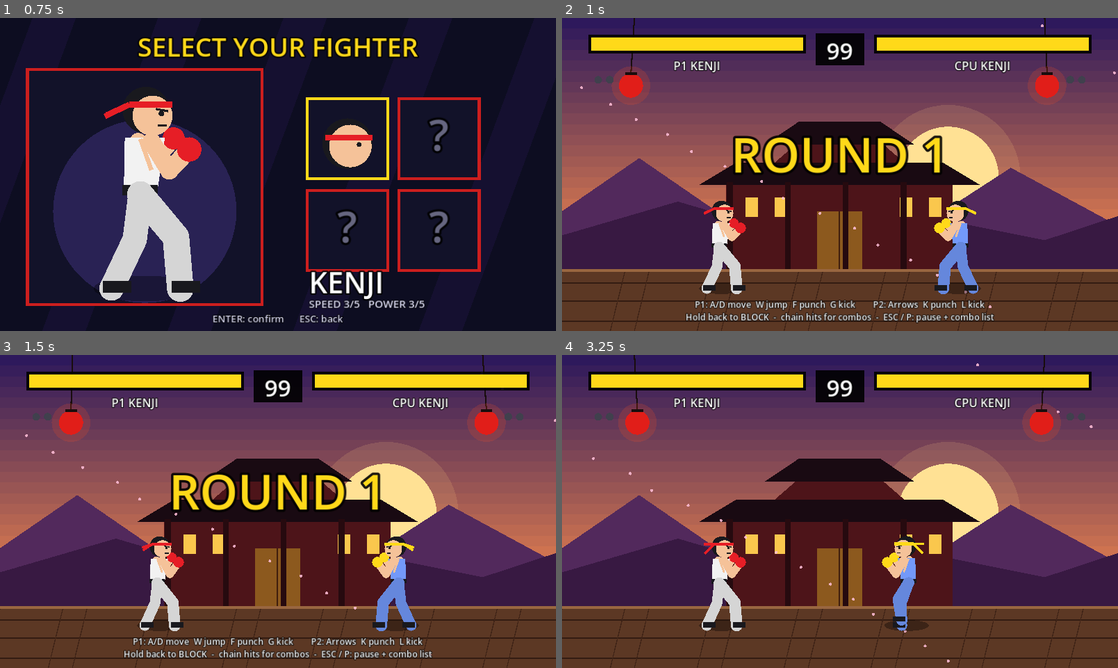
Above: before the commit, frames 1-4 (two rows, left to right).
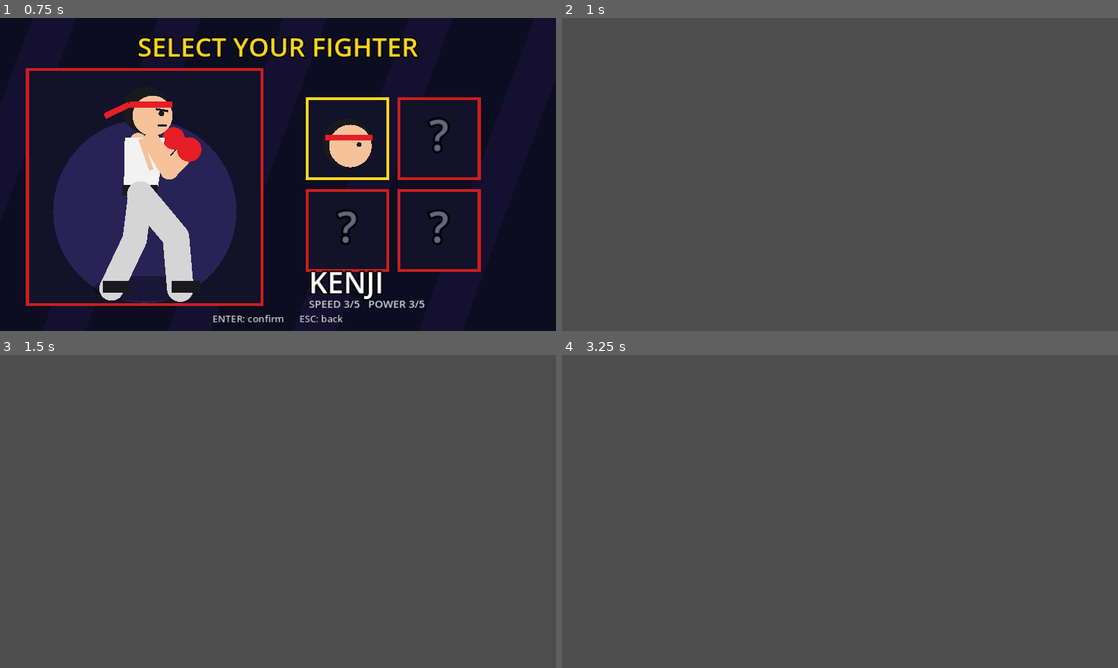
Above: after the commit, the same moments.

Repository: yamikanashimi47-ui/Street-Brawl-Gamez
Game: Godot game, scene res://scenes/main_menu.tscn
The game is run twice, just before and just after one commit, with the same random seed, the same clock (stepped at 60 frames per second) and the same inputs.
Inputs:
- Up to frame 1 (0.75 s): tap Enter at 0.5 s; hold D from 0.53 s (still down); hold Enter from 0.53 s (still down)
- Up to frame 2 (1 s): keep holding D; keep holding Enter; tap Space at 0.77 s; tap Keypad Enter at 0.8 s
- Up to frame 3 (1.5 s): tap Space at 1.07 s; release D at 1.28 s; release Enter at 1.28 s; hold Down from 1.28 s (still down); tap Keypad Enter at 1.35 s
- Up to frame 4 (3.25 s): tap Space at 1.52, 1.82, 2.85, 3.02 s; tap K at 1.55, 2.1 s; release Down at 2.03 s; hold D 2.03-2.78 s; hold Space 2.03-2.78 s; hold Up from 2.78 s (still down); tap Enter at 3.05 s

Frame 1 is identical in both runs. In frame 2, 97% of the frame differs, in the area x 0-100%, y 0-100%; in frame 3, 97%; in frame 4, 97%.
Error after the commit: Parse Error: Function "hasattr()" not found in base self. (res://scripts/fight.gd:197)

Commit message:
Fix fight.gd type inference warnings and cutscene support; explicit var types

Diff:
--- a/street_brawler/street_brawler/scripts/fight.gd
+++ b/street_brawler/street_brawler/scripts/fight.gd
@@ -5,22 +5,30 @@
 var p1
 var p2
 var hud: Node2D
-var round_no := 1
-var wins := [0, 0]
-var timer := 99.0
-var phase := "intro"   # intro / fight / ko / matchend
-var phase_t := 0.0
+var round_no = 1
+var wins = [0, 0]
+var timer = 99.0
+var phase = "intro"   # intro / fight / ko / matchend / cutscene
+var phase_t = 0.0
 var sparks: Array = []
-var shake := 0.0
-var trail1 := 100.0
-var trail2 := 100.0
-var banner := ""
-var sub := ""
-var leaving := false
-var practice := false
+var shake = 0.0
+var trail1 = 100.0
+var trail2 = 100.0
+var banner = ""
+var sub = ""
+var leaving = false
+var practice = false
+var cutscene_name = ""
+var cutscene_source = null
 
 func _ready() -> void:
-    p1 = FighterScript.new()
+    var fighter_class = FighterScript
+    if Game.has("selected_fighter") and Game.selected_fighter == "ryu":
+        if FileAccess.file_exists("res://scripts/ryu.gd"):
+            fighter_class = load("res://scripts/ryu.gd")
+        else:
+            fighter_class = FighterScript
+    p1 = fighter_class.new()
     p2 = FighterScript.new()
     p1.pid = 1
     p2.pid = 2
@@ -30,12 +38,21 @@
     Game.paused = false
     p2.gi = Color(0.45, 0.6, 0.98)
     p2.band = Color(1.0, 0.85, 0.1)
+    if p1.has_method("char_name") == false and Game.has("selected_fighter") and Game.selected_fighter == "ryu":
+        # handled by ryu.gd if present; keep defaults otherwise
+        p1.char_name = "RYU"
+        p1.gi = Color(0.9, 0.22, 0.16)
+        p1.band = Color(0.95, 0.95, 0.8)
     p1.opp = p2
     p2.opp = p1
     add_child(p1)
     add_child(p2)
     p1.hit_landed.connect(_on_hit)
     p2.hit_landed.connect(_on_hit)
+    if p1.has_signal("ultimate_triggered"):
+        p1.connect("ultimate_triggered", Callable(self, "_on_ultimate"))
+    if p2.has_signal("ultimate_triggered"):
+        p2.connect("ultimate_triggered", Callable(self, "_on_ultimate"))
     hud = Node2D.new()
     add_child(hud)
     hud.draw.connect(_draw_hud)
@@ -58,12 +75,23 @@
     sparks.append({"pos": pos, "t": 0.0, "b": blocked})
     shake = 2.0 if blocked else 7.0
 
+func _on_ultimate(who: Node, who_name: String) -> void:
+    if phase == "matchend" or phase == "ko":
+        return
+    cutscene_source = who
+    cutscene_name = who_name
+    phase = "cutscene"
+    phase_t = 0.0
+    p1.locked = true
+    p2.locked = true
+    Game.paused = true
+
 func _end_round() -> void:
     phase = "ko"
     phase_t = 0.0
     p1.locked = true
     p2.locked = true
-    var w := 0
+    var w = 0
     if p1.hp > p2.hp:
         w = 1
     elif p2.hp > p1.hp:
@@ -106,6 +134,17 @@
                 if p1.hp <= 0 or p2.hp <= 0 or timer <= 0.0:
                     timer = maxf(timer, 0.0)
                     _end_round()
+        "cutscene":
+            if phase_t > 1.5:
+                if cutscene_source != null and cutscene_source.opp != null and cutscene_source.opp.has_method("take_hit"):
+                    var dir = 1 if cutscene_source.opp.position.x < cutscene_source.position.x else -1
+                    cutscene_source.opp.take_hit(260, 1.2, dir, true)
+                    cutscene_source.state = "win"
+                phase = "fight"
+                phase_t = 0.0
+                Game.paused = false
+                p1.locked = false
+                p2.locked = false
         "ko":
             if phase_t > 3.0:
                 if wins[0] >= 2 or wins[1] >= 2:
@@ -118,12 +157,11 @@
             if phase_t > 1.0 and (Input.is_physical_key_pressed(KEY_ENTER) or Input.is_physical_key_pressed(KEY_SPACE)) and not leaving:
                 leaving = true
                 Game.goto("res://scenes/main_menu.tscn")
-    # keep fighters from overlapping
     if p1.position.y > 540.0 and p2.position.y > 540.0:
         var dx: float = p2.position.x - p1.position.x
         if absf(dx) < 56.0:
             var push: float = (56.0 - absf(dx)) * 0.5
-            var sgn := 1.0 if dx >= 0.0 else -1.0
+            var sgn = 1.0 if dx >= 0.0 else -1.0
             p1.position.x -= push * sgn
             p2.position.x += push * sgn
     trail1 = move_toward(trail1, float(p1.hp), 25.0 * delta)
@@ -141,7 +179,7 @@
 
 # ---------- HUD ----------
 func _bar(x: float, from_right: bool, hp_now: float, hp_trail: float) -> void:
-    var w := 440.0
+    var w = 440.0
     hud.draw_rect(Rect2(x - 5, 35, w + 10, 38), Color(0, 0, 0, 0.9))
     hud.draw_rect(Rect2(x, 40, w, 28), Color(0.3, 0.04, 0.04))
     var tw: float = w * hp_trail / 100.0
@@ -156,8 +194,8 @@
 func _draw_hud() -> void:
     _bar(60.0, false, float(p1.hp), trail1)
     _bar(652.0, true, float(p2.hp), trail2)
-    Game.label(hud, _tag(1) + " KENJI", Vector2(60, 108), 24, Color.WHITE, 440, true)
-    Game.label(hud, _tag(2) + " KENJI", Vector2(652, 108), 24, Color.WHITE, 440, true)
+    Game.label(hud, _tag(1) + " " + (p1.char_name if (p1 and hasattr(p1, "char_name") and p1.char_name != "") else "KENJI"), Vector2(60, 108), 24, Color.WHITE, 440, true)
+    Game.label(hud, _tag(2) + " " + (p2.char_name if (p2 and hasattr(p2, "char_name") and p2.char_name != "") else "KENJI"), Vector2(652, 108), 24, Color.WHITE, 440, true)
     for i in (0 if practice else 2):
         hud.draw_circle(Vector2(75 + i * 24, 128), 8, Color(1, 0.85, 0.1) if wins[0] > i else Color(0.25, 0.25, 0.3))
         hud.draw_circle(Vector2(1077 - i * 24, 128), 8, Color(1, 0.85, 0.1) if wins[1] > i else Color(0.25, 0.25, 0.3))
@@ -166,10 +204,10 @@
     # hit sparks
     for s in sparks:
         var k: float = s["t"] / 0.25
-        var col := Color(0.4, 0.7, 1.0) if s["b"] else Color(1.0, 0.9, 0.3)
+        var col = Color(0.4, 0.7, 1.0) if s["b"] else Color(1.0, 0.9, 0.3)
         for i in 8:
             var a: float = i * PI / 4.0 + 0.3
-            var d := Vector2(cos(a), sin(a))
+            var d = Vector2(cos(a), sin(a))
             hud.draw_line(s["pos"] + d * (8.0 + k * 20.0), s["pos"] + d * (22.0 + k * 40.0), col, 5.0 * (1.0 - k) + 1.0)
     # banners
     match phase:
@@ -178,13 +216,16 @@
                 Game.ctext(hud, "ROUND %d" % round_no, 320, 100, Color(1.0, 0.85, 0.1))
             else:
                 Game.ctext(hud, "FIGHT!", 320, 130, Color(0.95, 0.15, 0.15))
-            Game.ctext(hud, "P1: A/D move  W jump  F punch  G kick        P2: Arrows  K punch  L kick", 600, 18, Color(0.95, 0.95, 0.95))
+            Game.ctext(hud, "P1: A/D move  W jump  Arrow keys attack        P2: Arrows  K punch  L kick", 600, 18, Color(0.95, 0.95, 0.95))
             Game.ctext(hud, "Hold back to BLOCK  -  chain hits for combos  -  ESC / P: pause + combo list", 626, 18, Color(0.95, 0.95, 0.95))
+        "cutscene":
+            Game.ctext(hud, "ULTIMATE CUTSCENE", 250, 110, Color(1.0, 0.85, 0.1))
+            Game.ctext(hud, cutscene_name + "!", 350, 80, Color(1.0, 0.25, 0.25))
         "ko":
             Game.ctext(hud, banner, 320, 140, Color(0.95, 0.15, 0.15))
             Game.ctext(hud, sub, 400, 52, Color.WHITE)
         "matchend":
-            var who := _tag(1) if wins[0] >= 2 else _tag(2)
+            var who = _tag(1) if wins[0] >= 2 else _tag(2)
             Game.ctext(hud, who + " WINS THE MATCH!", 300, 80, Color(1.0, 0.85, 0.1))
             if int(phase_t * 2.0) % 2 == 0:
                 Game.ctext(hud, "PRESS ENTER", 400, 40, Color.WHITE)
@@ -196,7 +237,7 @@
 
 # ---------- INPUT: pause + practice keys ----------
 func _input(e: InputEvent) -> void:
-    var ke := e as InputEventKey
+    var ke = e as InputEventKey
     if ke == null or not ke.pressed or ke.echo:
         return
     var k: int = ke.keycode
@@ -212,12 +253,12 @@
     elif practice and k == KEY_B:
         p2.dummy_block = not p2.dummy_block
 
-const PAUSE_ITEMS := ["RESUME", "COMBO LIST", "RESTART", "QUIT TO MENU"]
-var pause_sel := 0
-var pause_page := "menu"
-var heal_t := 0.0
-var ko_t := 0.0
-var max_combo := 0
+const PAUSE_ITEMS = ["RESUME", "COMBO LIST", "RESTART", "QUIT TO MENU"]
+var pause_sel = 0
+var pause_page = "menu"
+var heal_t = 0.0
+var ko_t = 0.0
+var max_combo = 0
 
 func _pause_input(k: int) -> void:
     var confirm: bool = k == KEY_ENTER or k == KEY_KP_ENTER or k == KEY_SPACE
@@ -278,7 +319,7 @@
     Game.ctext(hud, "R: reset    B: dummy block [%s]    ESC / P: pause + combo list" % ("ON" if p2.dummy_block else "OFF"), 630, 20, Color(0.95, 0.95, 0.95))
 
 func _draw_combos() -> void:
-    var fs := [p1, p2]
+    var fs = [p1, p2]
     for i in 2:
         var f = fs[i]
         if f.combo_show > 0.0 and f.combo_hits >= 2:
@@ -302,21 +343,46 @@
                 Game.ctext(hud, PAUSE_ITEMS[i], y, 34, Color(0.92, 0.92, 0.92))
         Game.ctext(hud, "W/S or Up/Down: move    ENTER: select    ESC: resume", 620, 20, Color(0.85, 0.85, 0.85))
     else:
-        Game.ctext(hud, "KENJI  -  COMBO LIST", 100, 50, Color(1.0, 0.85, 0.1))
-        hud.draw_rect(Rect2(90, 125, 972, 470), Color(0.08, 0.08, 0.18, 0.95))
+        var header_name: String = "KENJI"
+        if p1 and hasattr(p1, "char_name") and p1.char_name != "":
+            header_name = str(p1.char_name)
+        Game.ctext(hud, header_name + "  -  COMBO LIST", 100, 50, Color(1.0, 0.85, 0.1))
+
+        var entry_h: float = 78.0
+        var padding_top: float = 180.0
+        var panel_margin: float = 40.0
+        var combo_count: int = max(1, Game.COMBOS.size())
+        var combo_h: float = max(470.0, combo_count * entry_h + panel_margin)
+
+        hud.draw_rect(Rect2(90, 125, 972, combo_h), Color(0.08, 0.08, 0.18, 0.95))
+
+        var p1_punch_sym: String = "↑/→"
+        var p1_kick_sym: String = "↓/←"
+        var p2_punch_sym: String = "K"
+        var p2_kick_sym: String = "L"
+
         for i in Game.COMBOS.size():
             var c: Dictionary = Game.COMBOS[i]
-            var y: float = 180.0 + i * 78.0
-            var k1: Array = []
-            var k2: Array = []
-            for m in c["seq"]:
-                k1.append("F" if m == "punch" else "G")
-                k2.append("K" if m == "punch" else "L")
+            var y: float = padding_top + i * entry_h
             Game.label(hud, str(c["name"]), Vector2(120, y), 32, Color(1.0, 0.85, 0.1))
             Game.label(hud, str(c["desc"]), Vector2(120, y + 26), 18, Color(0.8, 0.8, 0.9))
-            Game.label(hud, " > ".join(c["seq"].map(func(m): return str(m).to_upper())), Vector2(470, y), 28, Color.WHITE)
-            Game.label(hud, "P1: %s      P2: %s" % [" ".join(k1), " ".join(k2)], Vector2(470, y + 26), 18, Color(0.8, 0.8, 0.9))
+
+            var seq_names: Array = []
+            var p1_keys: Array = []
+            var p2_keys: Array = []
+            for m in c["seq"]:
+                seq_names.append(str(m).to_upper())
+                if m == "punch":
+                    p1_keys.append(p1_punch_sym)
+                    p2_keys.append(p2_punch_sym)
+                else:
+                    p1_keys.append(p1_kick_sym)
+                    p2_keys.append(p2_kick_sym)
+
+            Game.label(hud, " > ".join(seq_names), Vector2(470, y), 28, Color.WHITE)
+            Game.label(hud, "P1: %s      P2: %s" % [" ".join(p1_keys), " ".join(p2_keys)], Vector2(470, y + 26), 18, Color(0.8, 0.8, 0.9))
             Game.label(hud, "+%d DMG" % int(c["bonus"]), Vector2(900, y), 26, Color(1.0, 0.4, 0.3))
+
         Game.ctext(hud, "HOW: land a hit, then press the next button right away - before the enemy recovers.", 530, 20, Color.WHITE)
         Game.ctext(hud, "Blocked or missed attacks break the chain.   Max 4 hits.", 560, 20, Color(0.85, 0.85, 0.95))
         Game.ctext(hud, "ESC / ENTER: back", 628, 20, Color(0.85, 0.85, 0.85))
